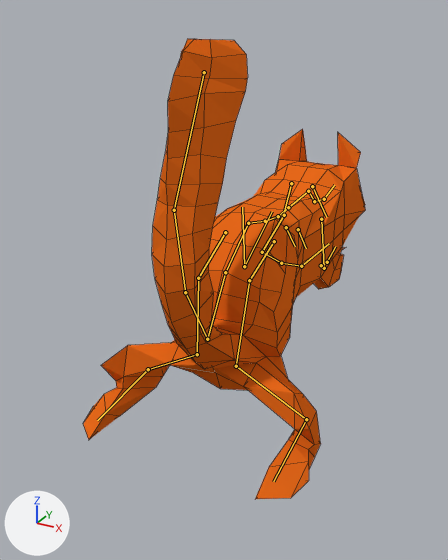
What one commit did to the Blender file Assets/Prefabs/FBX files/Squirrel.blend.
Camera for both pictures: a camera (50 mm lens) standing at (5.13, -11.21, 9.7) and looking at (-0.82, -0.39, 4.29). Lighting does not change. The marker at lower left points along +X, +Y and +Z. Both versions are drawn at frame 10 of the action 'metarigAction.002'; the numbers are the values there. The bones that bend it are drawn over the model as lines. Mesh edges are drawn as thin lines.

In view in the first picture: 'Squirrel'.
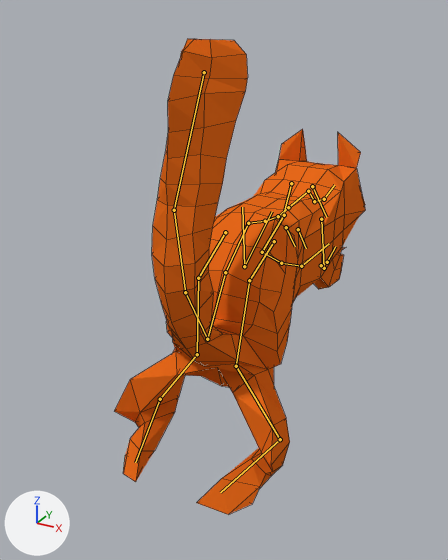
What differs and where, as boxes (x1, y1, x2, y2) in the pictures (448 x 560 px):
'Squirrel', posed (11% narrower)
    before: (83, 39, 365, 499)
    after: (114, 39, 365, 514)
bone 'foot.L', root to tip
    before: (197, 354) to (148, 369)
    after: (197, 354) to (160, 399)
bone 'foot.R', root to tip
    before: (236, 366) to (306, 419)
    after: (236, 366) to (280, 439)

Diff of the bpy script that builds the scene:
```diff
--- a/Assets/Prefabs/FBX files/Squirrel.blend.py
+++ b/Assets/Prefabs/FBX files/Squirrel.blend.py
@@ bone_foot_l @@
 bone_foot_l = bpy.data.objects['metarig'].pose.bones['foot.L']  # child of 'shin.L'
-bone_foot_l.rotation_quaternion = (0.542, 0.479, 0.666, 0.182)  # degrees (115, 33, 87)
+bone_foot_l.rotation_quaternion = (0.583, 0.614, 0.476, 0.237)  # degrees (102, 15, 63)
@@ bone_foot_r @@
 bone_foot_r = bpy.data.objects['metarig'].pose.bones['foot.R']  # child of 'shin.R'
-bone_foot_r.rotation_quaternion = (0.477, 0.422, -0.587, -0.16)  # degrees (115, -33, -87)
+bone_foot_r.rotation_quaternion = (0.583, 0.614, -0.476, -0.237)  # degrees (102, -15, -63)
```
